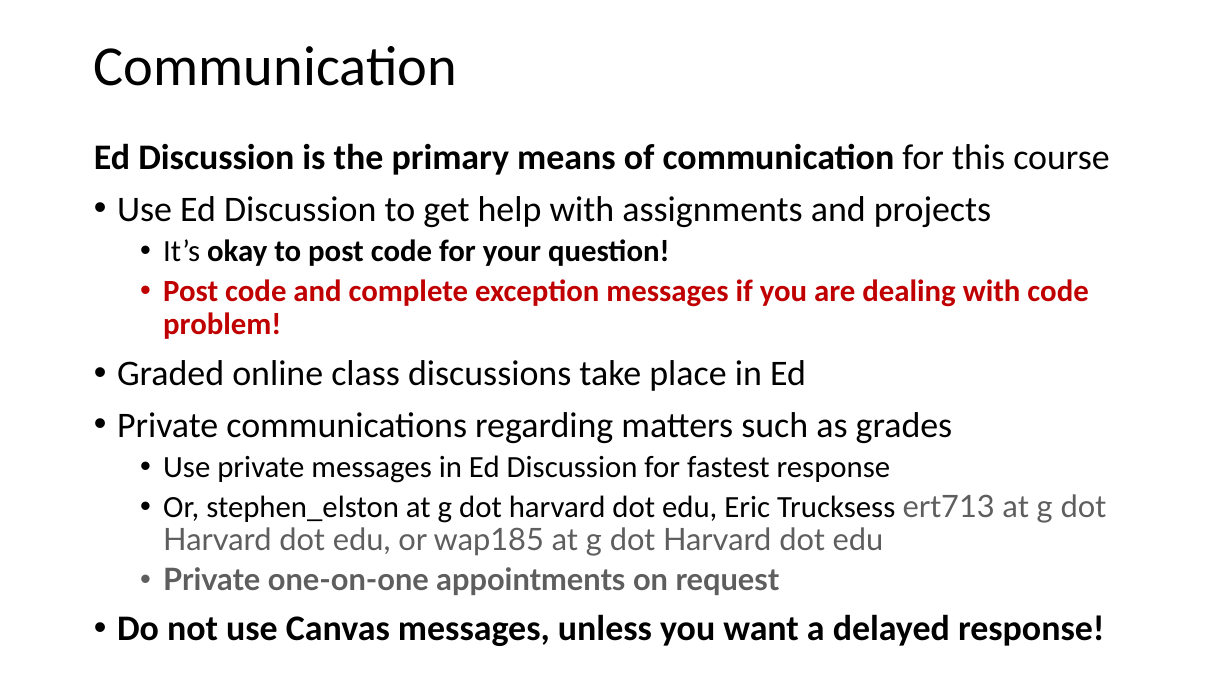
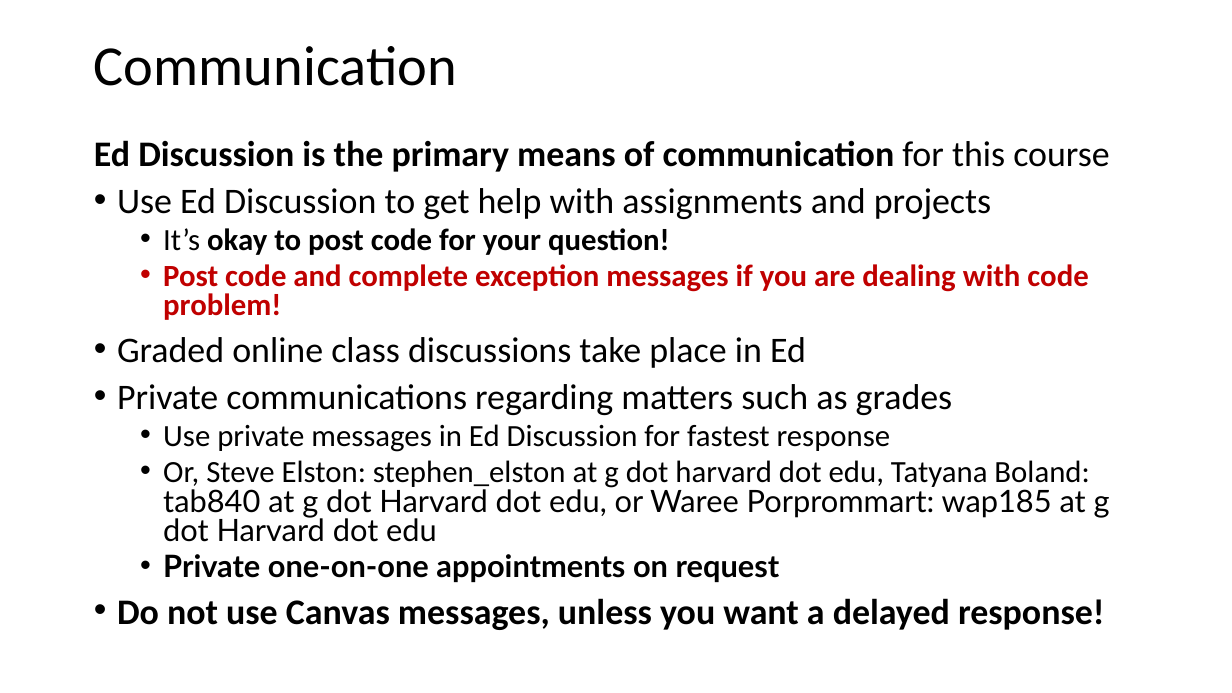
Before and after one commit to harelgabainew/school1, a slide deck: slide 22 of slides/1_Introduction.pptx. Drawn at 1232x693 pixels with LibreOffice and Linux fonts; fonts in the diff are those of the drawing. Boxes give left, top, right and bottom in pixels: in the first picture for what was removed or moved away, otherwise in the second. Text is boxed around its words. In the diff, an @@ line names an element or a change of style, - is before the commit and + after.

Commit message:
Corrected typos in slides

```diff
--- a/slides/1_Introduction.pptx
+++ b/slides/1_Introduction.pptx
@@ text at (x1=94, y1=140, x2=1109, y2=630): text colour #5E5E5E to #000000 in "Private one-on-one appointments on request"; line spacing 0.9 to 0.8 @@
@@ text at (x1=163, y1=460, x2=1110, y2=542): text changed; text colour #5E5E5E to #000000 @@
-  • Or, stephen_elston at g dot harvard dot edu, Eric Trucksess ert713 at g dot Harvard dot edu, or wap185 at g dot Harvard dot edu
+  • Or, Steve Elston: stephen_elston at g dot harvard dot edu, Tatyana Boland: tab840 at g dot Harvard dot edu, or Waree Porprommart: wap185 at g dot Harvard dot edu
```
Also in this commit, not shown: 3 other slides changed.
